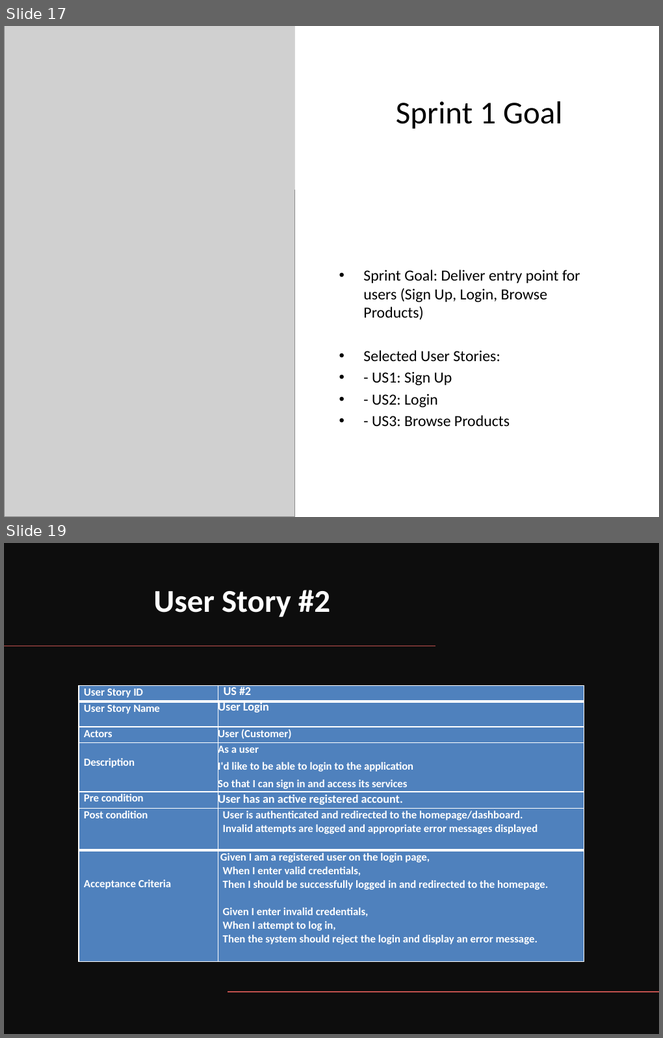
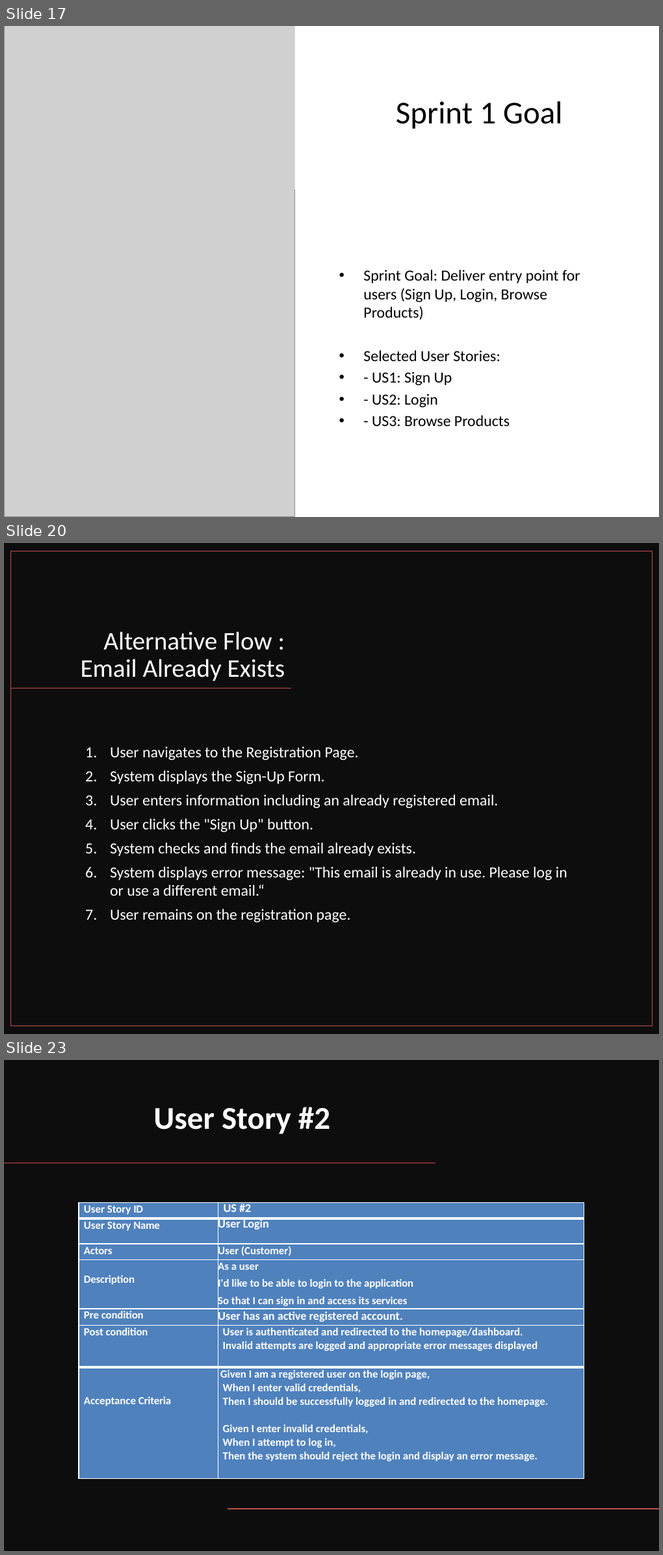
Before and after one commit to AmrKhaled77/IS-project-, a slide deck: for submation/sprint 1 +Backlog/Sprint1_Deliverables_Template.pptx. Shown one above the other, each under a label of ours: slides 17 and 19 before the commit, slides 17, 20 and 23 after it; the slides between them are not shown. The pictures are 663x1038 and 663x1555 pixels, drawn with LibreOffice and Linux fonts; fonts in the diff are those of the drawing; grey boxes stand for pictures. Boxes give left, top, right and bottom in pixels: in the first picture for what was removed or moved away, otherwise in the second. Text is boxed around its words. In the diff, an @@ line names an element or a change of style, - is before the commit and + after.

```diff
--- a/for submation/sprint 1 +Backlog/Sprint1_Deliverables_Template.pptx
+++ b/for submation/sprint 1 +Backlog/Sprint1_Deliverables_Template.pptx
@@ slide 20 added at box(4, 543, 659, 1034), background #FFFFFF @@
@@ rectangle added at box(4, 543, 659, 1034), fill #0D0D0D @@
@@ rectangle added at box(10, 551, 652, 1027), outline #C0504D 1 pt @@
@@ title added at box(81, 631, 285, 681), 28 pt, text #FFFFFF @@
+Alternative Flow : Email Already Exists
@@ line added from (292, 689) to (10, 689), #C0504D 1 pt @@
@@ text added at box(110, 746, 568, 923), 17 pt, text #FFFFFF @@
+1. User navigates to the Registration Page.
+2. System displays the Sign-Up Form.
+3. User enters information including an already registered email.
+4. User clicks the "Sign Up" button.
+5. System checks and finds the email already exists.
+6. System displays error message: "This email is already in use. Please log in or use a different email.“
+7. User remains on the registration page.
@@ what was slide 19 is now slide 23 @@
```
Also in this commit, not shown: 3 slides changed, 10 other slides added.
